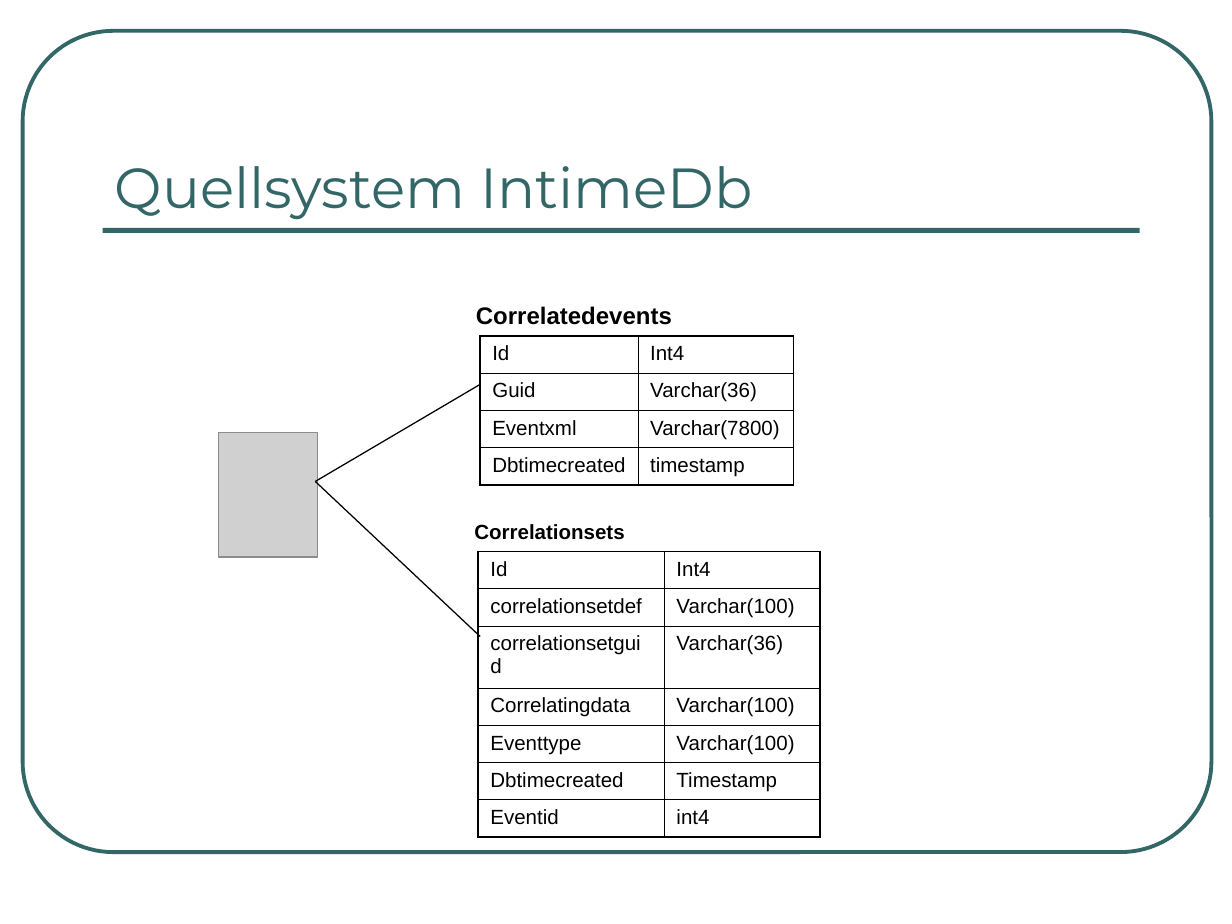
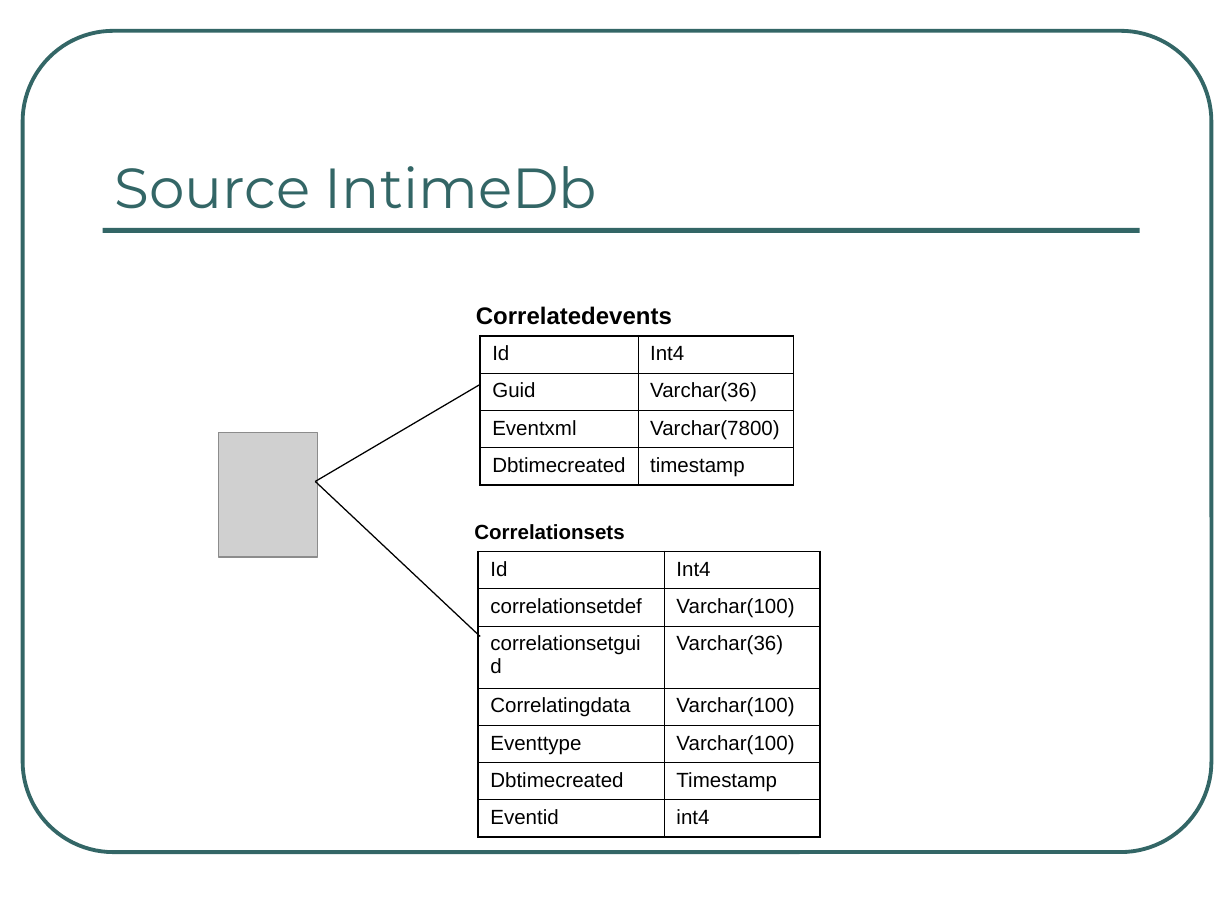
Before and after one commit to BackupTheBerlios/springbreak, a slide deck: slide 13 of sena/SzabolcsDiplomarbeit/Event Cloud Presentation.ppt (slide 5 before the commit). Drawn at 1232x924 pixels with LibreOffice and Linux fonts; fonts in the diff are those of the drawing; grey boxes stand for pictures. Boxes give left, top, right and bottom in pixels: in the first picture for what was removed or moved away, otherwise in the second. Text is boxed around its words. In the diff, an @@ line names an element or a change of style, - is before the commit and + after.

```diff
--- a/sena/SzabolcsDiplomarbeit/Event Cloud Presentation.ppt
+++ b/sena/SzabolcsDiplomarbeit/Event Cloud Presentation.ppt
@@ title at [115,166,597,209]: text changed @@
-Quellsystem IntimeDb
+Source IntimeDb
```
Also in this commit, not shown: 3 other slides changed, 19 slides added, 14 slides removed.
